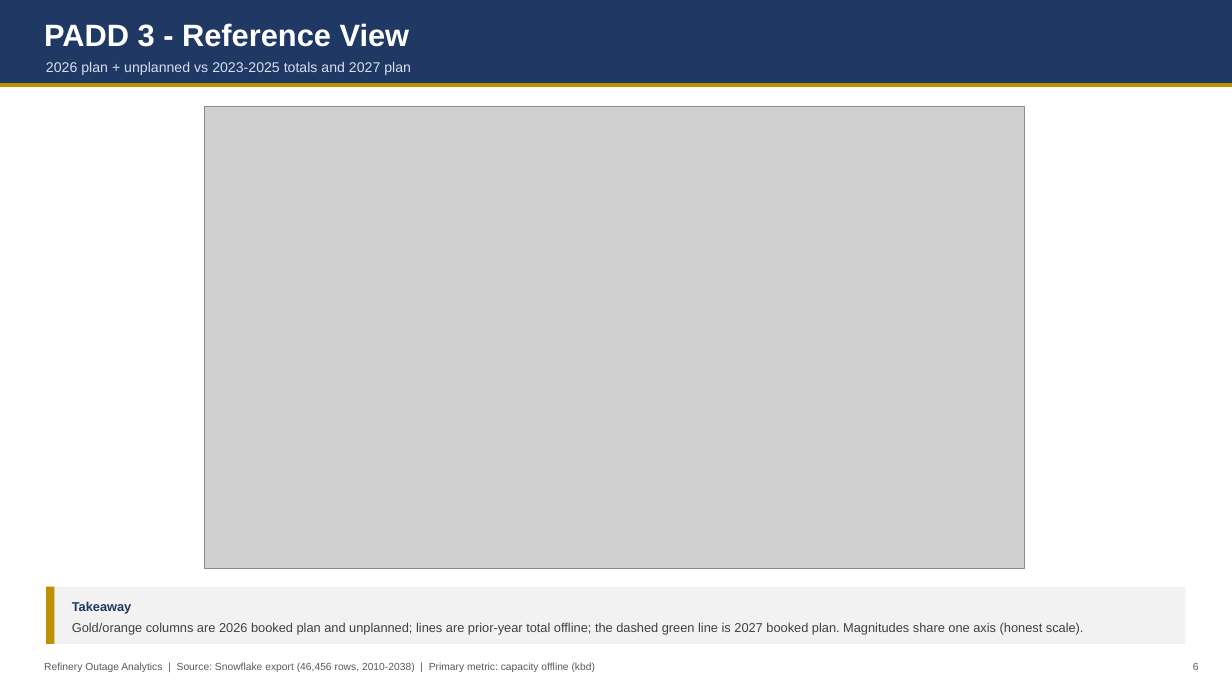
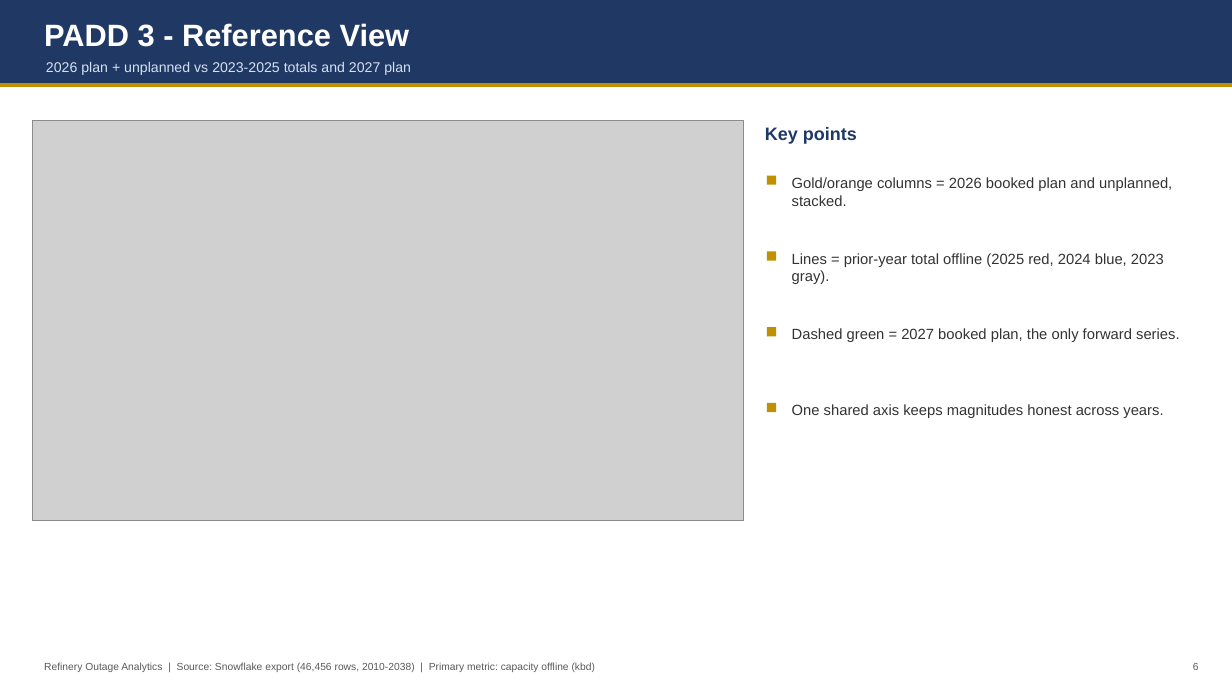
Before and after one commit to HoldenCole/Outages-script, a slide deck: slide 6 of output/outage_deck.pptx. Drawn at 1232x693 pixels with LibreOffice and Linux fonts; fonts in the diff are those of the drawing; grey boxes stand for pictures. Boxes give left, top, right and bottom in pixels: in the first picture for what was removed or moved away, otherwise in the second. Text is boxed around its words. In the diff, an @@ line names an element or a change of style, - is before the commit and + after.

```diff
--- a/output/outage_deck.pptx
+++ b/output/outage_deck.pptx
@@ picture resized from (x1=204, y1=106, x2=1025, y2=568) to (x1=32, y1=120, x2=744, y2=521) @@
@@ text added at (x1=765, y1=127, x2=857, y2=144), 14 pt, text #1F3864, bold @@
+Key points
@@ rectangle added at (x1=767, y1=176, x2=776, y2=185), fill #BF9000 @@
@@ text added at (x1=792, y1=177, x2=1172, y2=206), 11.5 pt, text #333333 @@
+Gold/orange columns = 2026 booked plan and unplanned, stacked.
@@ rectangle added at (x1=767, y1=251, x2=776, y2=261), fill #BF9000 @@
@@ text added at (x1=792, y1=253, x2=1164, y2=284), 11.5 pt, text #333333 @@
+Lines = prior-year total offline (2025 red, 2024 blue, 2023 gray).
@@ rectangle added at (x1=767, y1=327, x2=776, y2=336), fill #BF9000 @@
@@ text added at (x1=792, y1=328, x2=1180, y2=342), 11.5 pt, text #333333 @@
+Dashed green = 2027 booked plan, the only forward series.
@@ rectangle added at (x1=767, y1=403, x2=776, y2=412), fill #BF9000 @@
@@ text added at (x1=792, y1=404, x2=1163, y2=418), 11.5 pt, text #333333 @@
+One shared axis keeps magnitudes honest across years.
@@ rectangle removed at (x1=46, y1=587, x2=1186, y2=644) @@
@@ rectangle removed at (x1=46, y1=587, x2=55, y2=644) @@
@@ text removed at (x1=72, y1=601, x2=1084, y2=635) @@
-Takeaway
-Gold/orange columns are 2026 booked plan and unplanned; lines are prior-year total offline; the dashed green line is 2027 booked plan. Magnitudes share one axis (honest scale).
```
Also in this commit, not shown: 8 other slides changed, 2 slides added, 8 other files.
